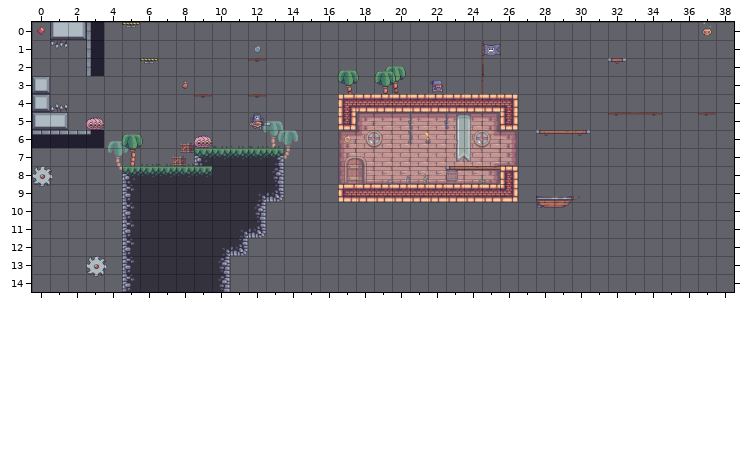
Tiled map (JSON), stored at data/levels/5.json. The first picture shows the starting point.
Cells are 64x64 px. Shown: x 0..38, y 0..14.
The same view after the edit:
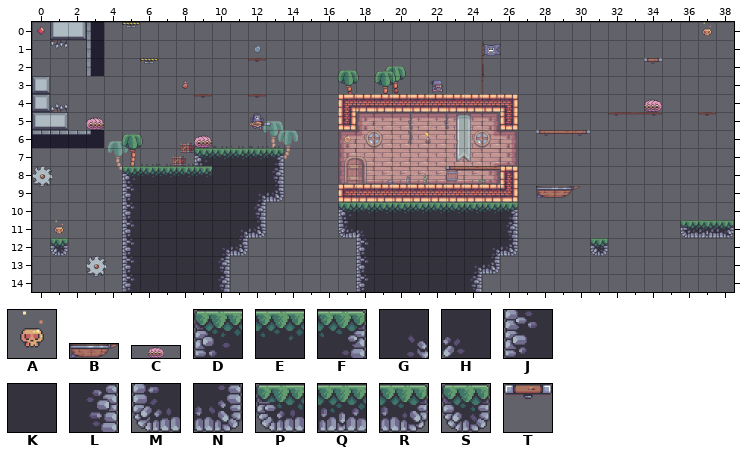
Key: from "items": A 0 "skull"; from "objects": B 5 "boat", C 8 flipped left-right "shell"; from "outside": D 0, E 1, F 2, G 4, H 5, J 12, K 13, L 14, M 24, N 26, P 36, Q 37, R 38, S 39; from "platforms": T 7.
_ is an empty cell.
Objects are placed by their top-left corner, in cells (3,4 is the top-left corner of cell 3,4); size is 1x1 cell unless given.
Changes in this commit:
{"where": "layer \"collision\""}
{"y":10,"x":17,"old":"__________","new":"DEEEEEEEEF"}
{"y":11,"x":17,"old":"__________","new":"MHKKKKKKKL"}
{"y":11,"x":36,"old":"___","new":"PQR"}
{"y":12,"x":1,"old":"_","new":"S"}
{"y":12,"x":18,"old":"_________","new":"JKKKKKKGN"}
{"y":12,"x":31,"old":"_","new":"S"}
{"y":13,"x":18,"old":"________","new":"JKKKKKGN"}
{"y":14,"x":18,"old":"_______","new":"JKKKKKL"}
{"where": "layer \"platform\""}
{"y":2,"x":32,"old":"T","new":"_"}
{"y":2,"x":34,"old":"_","new":"T"}
{"where": "layer \"objects\""}
{"was": "B \"boat\" at 28,9.7 size 2.4x0.7", "now": "B \"boat\" at 28,9.1 size 2.4x0.7"}
{"where": "layer \"items\""}
{"now": "A \"skull\" at 1,11"}
{"where": "layer \"shells\""}
{"now": "C \"shell\" at 33,4.2 size 3x0.8"}
{"label":"removed","picture_box":[608,58,626,64]}
{"label":"added","picture_box":[644,58,662,64]}
{"label":"added","picture_box":[644,99,662,112]}
{"label":"changed","picture_box":[536,186,580,208]}
{"label":"added","picture_box":[338,202,518,292]}
{"label":"added","picture_box":[50,220,68,256]}
{"label":"added","picture_box":[680,220,734,238]}
{"label":"added","picture_box":[590,238,608,256]}
